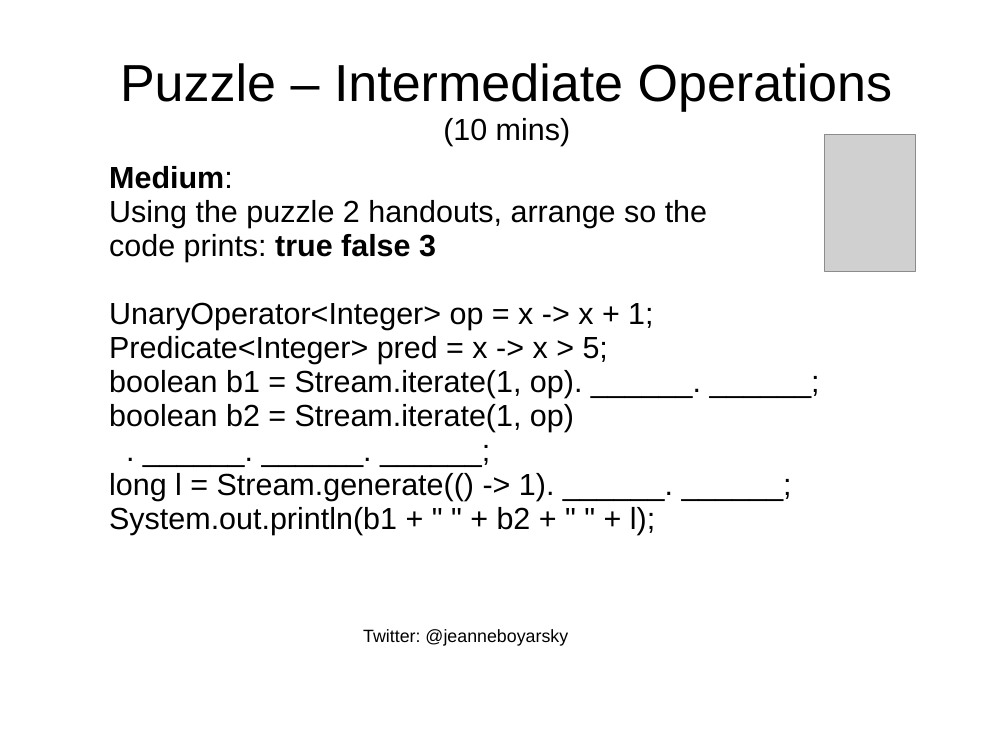
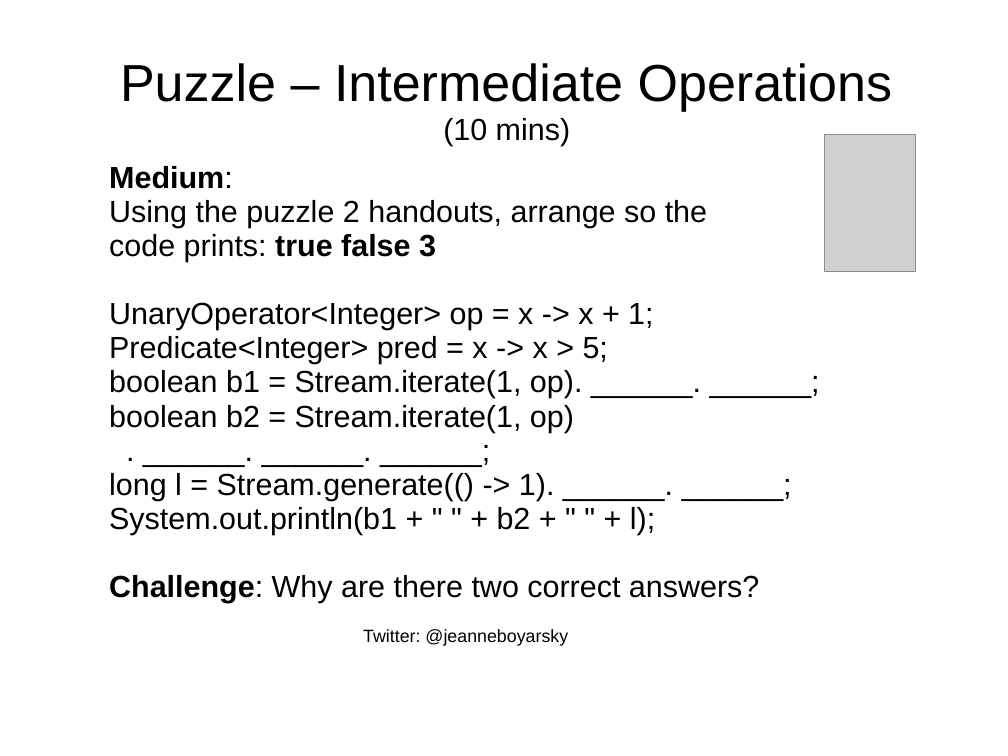
Before and after one commit to boyarsky/java-8-streams-by-puzzles, a slide deck: slide 28 of docs/Slides.ppt. Drawn at 1008x756 pixels with LibreOffice and Linux fonts; fonts in the diff are those of the drawing; grey boxes stand for pictures; background and template pictures are left out. Boxes give left, top, right and bottom in pixels: in the first picture for what was removed or moved away, otherwise in the second. Text is boxed around its words. In the diff, an @@ line names an element or a change of style, - is before the commit and + after.

```diff
--- a/docs/Slides.ppt
+++ b/docs/Slides.ppt
@@ text at box(109, 575, 759, 602): paragraph added @@
+Challenge: Why are there two correct answers?
```
Also in this commit, not shown: 7 other slides changed, 1 other file.
